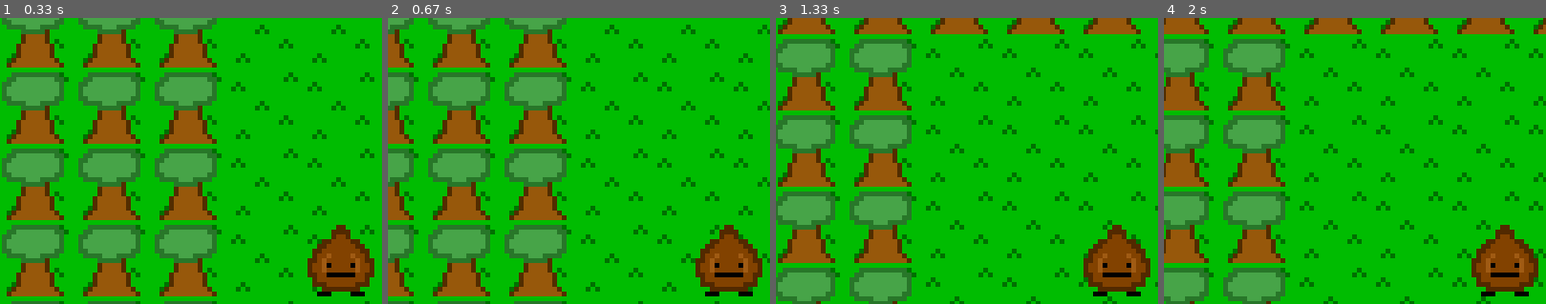
Above: before the commit, frames 1-4 (left to right).
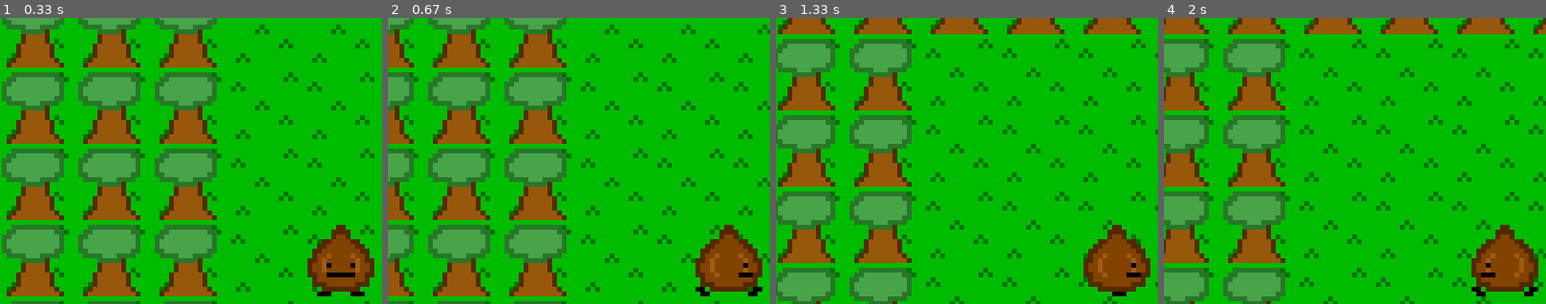
Above: after the commit, the same moments.

Repository: Touchcreator/pygame-rpg
Game: pygame game, started from main.py
The game is run twice, just before and just after one commit, with the same random seed, the same clock (stepped at 60 frames per second) and the same inputs.
Inputs:
- Up to frame 1 (0.33 s): no input
- Up to frame 2 (0.67 s): hold Right from 0.33 s (still down)
- Up to frame 3 (1.33 s): release Right at 0.8 s; hold Up 0.83-1.13 s; hold Right from 1.17 s (still down)
- Up to frame 4 (2 s): release Right at 1.63 s; hold Left from 1.67 s (still down)
The pictures show only the part of the screen within x 5-55%, y 8-58%; the shares and areas given below are measured in that part.

Frame 1 is identical in both runs. In frame 2, 0.4% of the frame differs, in the area x 80-98%, y 85-98%; in frame 3, 0.4%; in frame 4, 0.4%.

Commit message:
scenes, animation, and text

Diff:
--- a/pygame_rpg/config.py
+++ b/pygame_rpg/config.py
@@ -1,4 +1,9 @@
+FRAMES_PER_SECOND = 30 # fps
+
+
 TILESIZE = 16
+
+
 
 # DEBUG
 DEBUG_IMG_ON = False
@@ -10,8 +15,9 @@
 SCREEN_HEIGHT = 120
 
 TILES_PATH = "assets/img/tiles.png"
-NUT_ASSETS = "assets/img/nutstill.png"
+NUT_ASSETS = "assets/img/nutv2.png"
+NUT_STILL = "assets/img/nutstill.png"
 
-if DEBUG_IMG_ON:
-    TILES_PATH = "assets/img/debug/tilesdebug.png"
-    NUT_ASSETS = "assets/img/debug/nutboxguide.png"
+#if DEBUG_IMG_ON:
+#    TILES_PATH = "assets/img/debug/tilesdebug.png"
+ #   NUT_ASSETS = "assets/img/debug/nutboxguide.png"
--- a/pygame_rpg/entity/player.py
+++ b/pygame_rpg/entity/player.py
@@ -16,10 +16,13 @@
 # like it looks simple but as soon as u change one thing, it all messes up
 # anyway, have fun! :3
 
+key_down = False
+key_down_before = False
+
 class Player(Entity):
 
     def __init__(self, x, y, img_path):
-        super().__init__(x, y, img_path)
+        super().__init__(x, y, "assets/img/nutv2.png")
         self.speed = 1
 
         self.col_box_x = 3
@@ -27,9 +30,25 @@
         self.col_box_w = 10
         self.col_box_h = 5
 
+        self.direction = "down"
+        self.frame = 0
+
+        self.frame_count = 0
+
 
 
     def update(self, event, screen: pygame.Surface, tiles_list):
+        global key_down, key_down_before
+
+        if self.frame_count % 5 == 0:
+            self.frame += 1
+        if self.frame > 3:
+            self.frame = 0
+
+        if not key_down:
+            self.frame = 0
+
+        self.frame_count += 1
 
         global box_y, box_x
         self.update_box_pos()
@@ -38,8 +57,12 @@
 
         tiles_collied = 0
 
+        key_down_before = key_down
+
         # update code here
         if keys[pygame.K_UP]:
+            key_down = True
+            self.set_direction("up")
             self.y -= self.speed
 
             for tile in tiles_list: # down collsion
@@ -54,6 +77,8 @@
 
 
         elif keys[pygame.K_LEFT]:
+            key_down = True
+            self.set_direction("left")
             self.x -= self.speed
 
             for tile in tiles_list: # left collsion
@@ -66,6 +91,8 @@
                 self.x += self.speed
 
         elif keys[pygame.K_RIGHT]:
+            key_down = True
+            self.set_direction("right")
             self.x += self.speed
 
             for tile in tiles_list: # right collsion
@@ -78,6 +105,8 @@
                 self.x -= self.speed
 
         elif keys[pygame.K_DOWN]:
+            key_down = True
+            self.set_direction("down")
             self.y += self.speed
 
             for tile in tiles_list: # down collsion
@@ -89,16 +118,41 @@
             if tiles_collied:
                 self.y -= self.speed
 
+        else:
+            key_down = False
 
 
 
-        #self.x += 4
+
+        # getting the right pixels for img
+        row = 0
+
+        if self.direction == "down":
+            row = 0
+        elif self.direction == "up":
+            row = 1
+        elif self.direction == "right":
+            row = 2
+        else:
+            row = 3
+
+        column = self.frame
+
+        if not key_down_before and key_down:
+            self.frame = 1
 
         # draw code here
 
-        screen.blit(self.img, (-8 + SCREEN_WIDTH / 2, -8 + SCREEN_HEIGHT / 2))
+        new = self.img.subsurface(column * 16, row * 16, 16, 16)
+
+
+        screen.blit(new, (-8 + SCREEN_WIDTH / 2, -8 + SCREEN_HEIGHT / 2))
 
     def update_box_pos(self):
         global box_y, box_x
         box_x = self.x + self.col_box_x
         box_y = self.y + self.col_box_y
+
+    def set_direction(self, direction):
+        if self.direction != direction:
+            self.direction = direction
--- a/pygame_rpg/game.py
+++ b/pygame_rpg/game.py
@@ -7,15 +7,22 @@
 from .settings import Settings
 from .map_loader import MapLoader
 
+from .state import *
+
+
+
 class Game:
 
     def __init__(self):
+
+
 
         # set up settings
         self.settings = Settings()
         scale = self.settings.data["scale"]
 
         pygame.init()
+        pygame.freetype.init() #initalizing fonts for stuff
         game_size = width, height = SCREEN_WIDTH, SCREEN_HEIGHT
         self.window_size = width, height = round(160 * scale), round(120 * scale) # this will be based on ur settings, gotta add an editor tho
 
@@ -26,72 +33,30 @@
 
         self.clock = pygame.time.Clock()
 
+        # initialize state AFTER all pygame setup
+        self.state_machine = StateMachine("level")
+
+
 
 
     def run(self):
+        running = True
 
-        tiles = MapLoader.load("assets/maps/map1.txt")
-        self.tiles_obj = []
-        self.collidable_tiles = []
-
-
-        # TODO: make a list of entities like most games
-
-        # make all tiles (soon ill add clipping
-        tilex = 0
-        tiley = 0
-
-        i = 0
-        j = 0
-        while i < len(tiles):
-            while j < len(tiles[1]):
-                collidable = False
-                if tiles[i][j] == "1":
-                    collidable = True
-
-
-                to_append = Tile(j * TILESIZE, i * TILESIZE, TILES_PATH, int(tiles[i][j]) * 16, 0, collidable)
-
-                self.tiles_obj.append(to_append)
-                j += 1
-
-            i += 1
-            j = 0
-
-        for tiles in self.tiles_obj:
-            if tiles.collidable:
-                self.collidable_tiles.append(tiles)
-
-        self.test = Entity(0, 0, "assets/img/nutstill.png")
-
-        self.player = Player(TILESIZE * 6, TILESIZE * 7, NUT_ASSETS)
-
-        running = True
 
         while running:
             for event in pygame.event.get():
                 if event.type == pygame.QUIT: # if it quits running is false
                     running = False
 
+            self.clock.tick(FRAMES_PER_SECOND)
+
             self.update(event) # pass events into running which should be passed into objects n stuff
 
-            self.clock.tick(30)
+
 
     def update(self, event):
 
-        # draw a background
-        self.screen.fill(pygame.Color(100, 100, 255, 255))
-
-
-        # do stuff here
-
-        for tile in self.tiles_obj:
-            tile.update(event, self.screen, (self.player.x, self.player.y))
-
-        self.test.update(event, self.screen, (self.player.x, self.player.y))
-        self.player.update(event, self.screen, self.collidable_tiles)
-
-
+        self.state_machine.get_state().update(event, self.screen, self.state_machine)
 
         pygame.display.update()
 
--- /dev/null
+++ b/pygame_rpg/state/__init__.py
@@ -0,0 +1,5 @@
+from .state import State
+from .state_machine import StateMachine
+
+from .level import Level
+from .blue import Blue
--- /dev/null
+++ b/pygame_rpg/state/blue.py
@@ -0,0 +1,35 @@
+# testing state changes
+
+import pygame
+import pygame.freetype
+
+from ..config import *
+from .state import State
+
+class Blue(State):
+
+    def __init__(self):
+        self.count = 0
+
+    def update(self, event: pygame.event.Event, screen: pygame.Surface, state_machine):
+
+
+        self.count += 1
+
+        if self.count >= 3 * FRAMES_PER_SECOND:
+            state_machine.set_state("level")
+
+        my_font = pygame.freetype.Font("assets/fonts/medodica.regular.otf", 20)
+
+        my_font.antialiased = False
+
+
+        screen.fill((0,0,255))
+        my_font.render_to(screen, (10,10), "testing scenes!!!", (255, 255, 255))
+
+
+
+
+
+    def restart(self):
+        pass
--- /dev/null
+++ b/pygame_rpg/state/level.py
@@ -0,0 +1,69 @@
+import pygame
+
+from ..map_loader import MapLoader
+from ..config import *
+from ..entity import *
+
+from .state import State
+
+class Level(State):
+    def __init__(self):
+        tiles = MapLoader.load("assets/maps/map1.txt")
+        self.tiles_obj = []
+        self.collidable_tiles = []
+        self.changed_scene = False
+
+
+        # TODO: make a list of entities like most games
+
+        # make all tiles (soon ill add clipping
+        tilex = 0
+        tiley = 0
+
+        i = 0
+        j = 0
+        while i < len(tiles):
+            while j < len(tiles[1]):
+                collidable = False
+                if tiles[i][j] == "1":
+                    collidable = True
+
+
+                to_append = Tile(j * TILESIZE, i * TILESIZE, TILES_PATH, int(tiles[i][j]) * 16, 0, collidable)
+
+                self.tiles_obj.append(to_append)
+                j += 1
+
+            i += 1
+            j = 0
+
+        for tiles in self.tiles_obj:
+            if tiles.collidable:
+                self.collidable_tiles.append(tiles)
+
+        self.test = Entity(0, 0, "assets/img/nutstill.png")
+
+        self.player = Player(TILESIZE * 6, TILESIZE * 7, NUT_ASSETS)
+
+        running = True
+
+    def update(self, event: pygame.event.Event, screen: pygame.Surface, state_machine):
+        # draw a background
+        screen.fill(pygame.Color(100, 100, 255, 255))
+
+
+        # do stuff here
+
+        for tile in self.tiles_obj:
+            tile.update(event, screen, (self.player.x, self.player.y))
+
+        self.test.update(event, screen, (self.player.x, self.player.y))
+        self.player.update(event, screen, self.collidable_tiles)
+
+        if self.player.x > 200 and not self.changed_scene:
+            state_machine.set_state("blue")
+            self.changed_scene = True
+
+
+    def restart(self):
+        pass
--- /dev/null
+++ b/pygame_rpg/state/state.py
@@ -0,0 +1,15 @@
+import pygame
+
+class State():
+
+    def __init__(self):
+        print(self.__class__.__name__ + ": forgot to override the init function!")
+
+
+    def update(self, event: pygame.event.Event, screen: pygame.Surface, state_machine):
+        print(self.__class__.__name__ + ": forgot to override the update function!")
+
+
+    def restart(self):
+        print(self.__class__.__name__ + ": no restart function, using __init__")
+        self.__init__()
--- /dev/null
+++ b/pygame_rpg/state/state_machine.py
@@ -0,0 +1,25 @@
+import pygame
+
+from .state import State
+from .level import Level
+from .blue import Blue
+
+class StateMachine():
+
+    def __init__(self, starting_state: str):
+        self.setup_states_dict()
+
+        self.state = self.states[starting_state]
+
+    def get_state(self) -> State:
+        return self.state
+
+    def set_state(self, state):
+        self.state = self.states[state]
+        self.state.restart()
+
+    def setup_states_dict(self):
+        self.states = {
+            "level": Level(),
+            "blue": Blue()
+        }
Binary file added: assets/fonts/medodica.regular.otf
Binary file added: assets/img/nutv2.png
